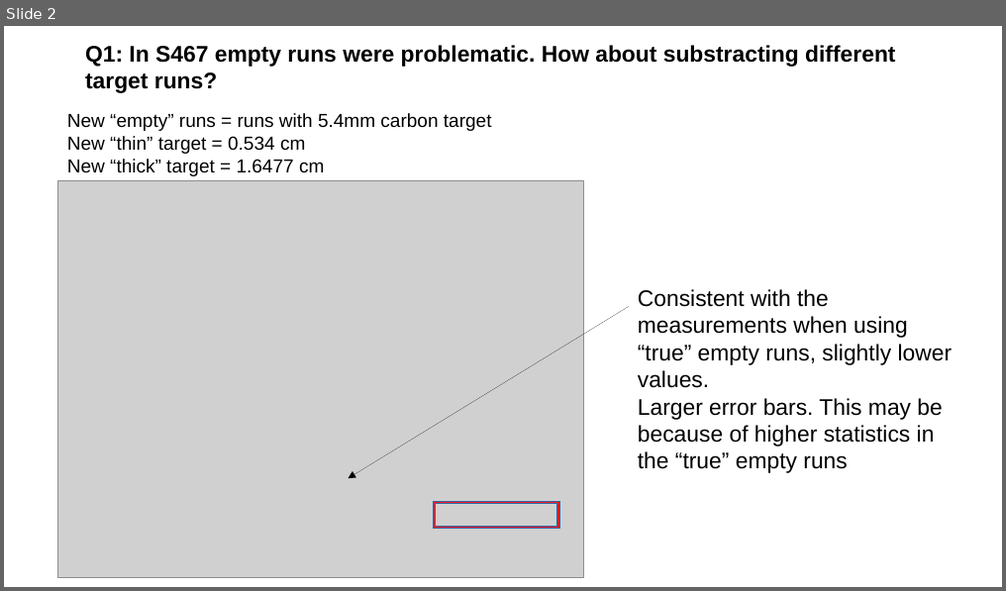
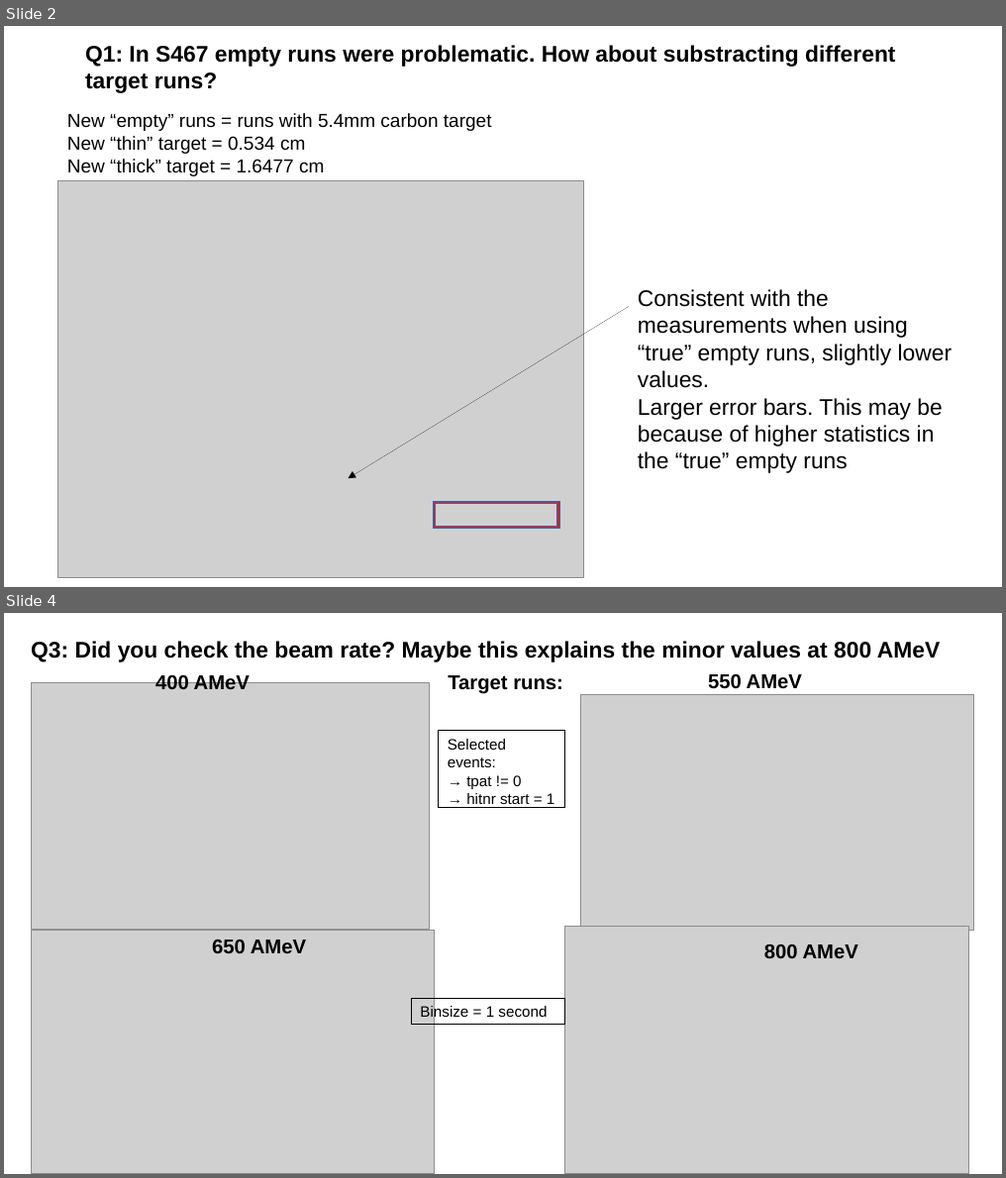
Before and after one commit to jenegger/r3bweek24_gsi, a slide deck: analysis_s444_comments_from_r3bweek.odp. Shown one above the other, each under a label of ours: slide 2 before the commit, slides 2 and 4 after it; the slides between them are not shown. The pictures are 1006x591 and 1006x1178 pixels, drawn with LibreOffice and Linux fonts; fonts in the diff are those of the drawing; grey boxes stand for pictures. Boxes give left, top, right and bottom in pixels: in the first picture for what was removed or moved away, otherwise in the second. Text is boxed around its words. In the diff, an @@ line names an element or a change of style, - is before the commit and + after.

```diff
--- a/analysis_s444_comments_from_r3bweek.odp
+++ b/analysis_s444_comments_from_r3bweek.odp
@@ slide 4 added at <box>4,613,1002,1174</box>, background #FFFFFF @@
@@ text added at <box>31,641,940,663</box>, 18 pt, text #000000, bold @@
+Q3: Did you check the beam rate? Maybe this explains the minor values at 800 AMeV
@@ picture added at <box>31,683,430,930</box> @@
@@ text added at <box>155,673,250,689</box>, 16 pt, text #000000, bold @@
+400 AMeV
@@ text added at <box>448,675,563,694</box>, 16 pt, text #000000, bold @@
+Target runs:
@@ picture added at <box>581,695,974,931</box> @@
@@ text added at <box>708,674,802,689</box>, 16 pt, text #000000, bold @@
+550 AMeV
@@ rectangle added at <box>439,731,565,808</box>, outline #000000 0 pt, 12 pt, text #000000 @@
+Selected events:
+→ tpat != 0
+→ hitnr start = 1
@@ picture added at <box>31,930,434,1174</box> @@
@@ picture added at <box>565,926,969,1174</box> @@
@@ text added at <box>212,940,306,954</box>, 16 pt, text #000000, bold @@
+650 AMeV
@@ text added at <box>764,945,858,959</box>, 16 pt, text #000000, bold @@
+800 AMeV
@@ rectangle added at <box>412,998,565,1024</box>, outline #000000 0 pt, 12 pt, text #000000 @@
+Binsize = 1 second
```
Also in this commit, not shown: 1 slide changed, 5 other slides added, 39 other files.
